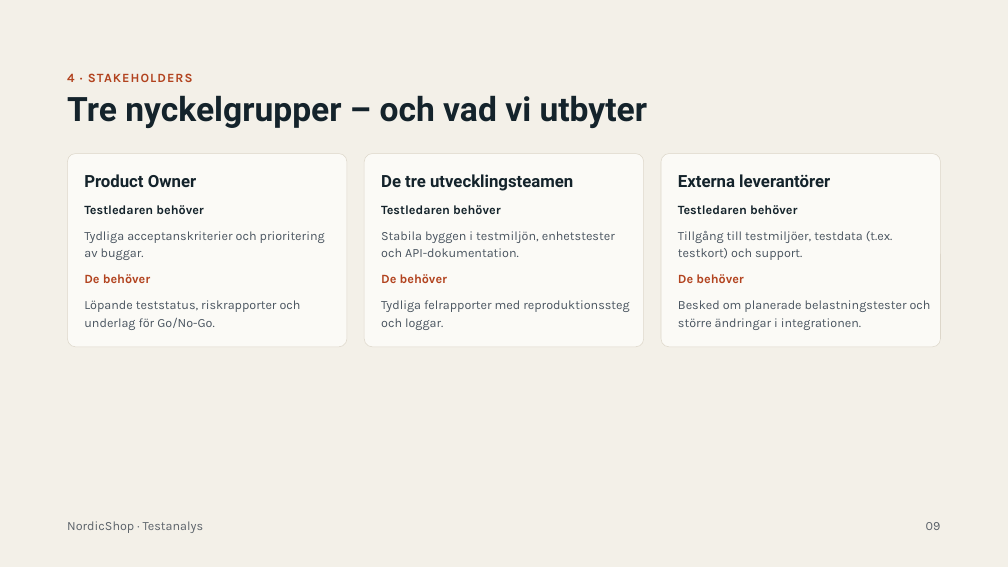
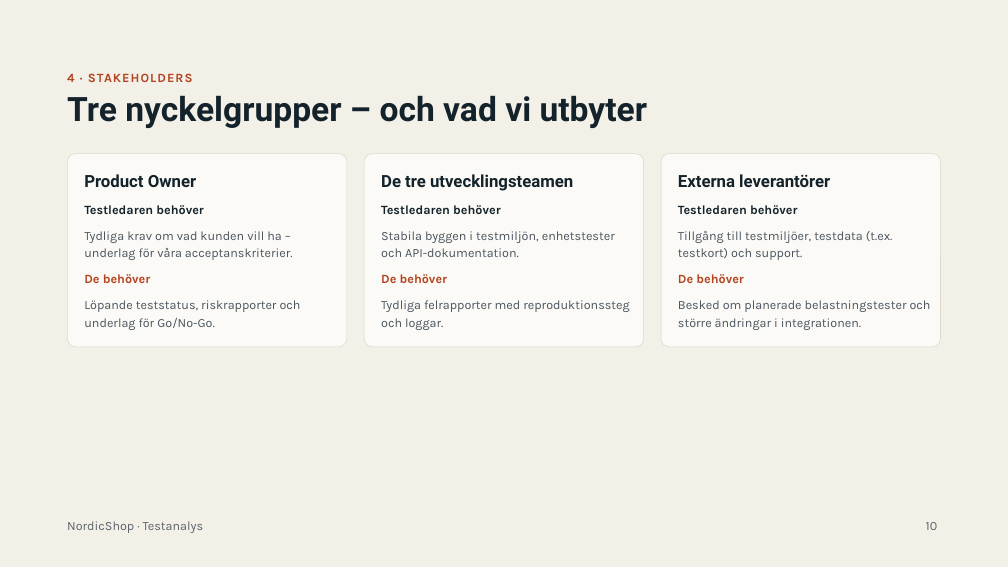
Before and after one commit to WoodyViking/NordicShop, a slide deck: slide 10 of powerpoints/NordicShop – Testanalys.pptx (slide 9 before the commit). Drawn at 1008x567 pixels with LibreOffice and Linux fonts; fonts in the diff are those of the drawing. Boxes give left, top, right and bottom in pixels: in the first picture for what was removed or moved away, otherwise in the second. Text is boxed around its words. In the diff, an @@ line names an element or a change of style, - is before the commit and + after.

```diff
--- a/powerpoints/NordicShop – Testanalys.pptx
+++ b/powerpoints/NordicShop – Testanalys.pptx
@@ text at <box>84,231,293,260</box>: text changed @@
-Tydliga acceptanskriterier och prioritering av buggar.
+Tydliga krav om vad kunden vill ha – underlag för våra acceptanskriterier.
@@ text at <box>926,522,938,530</box>: text changed @@
-09
+10
```
Also in this commit, not shown: 9 other slides changed, 1 slide added.
